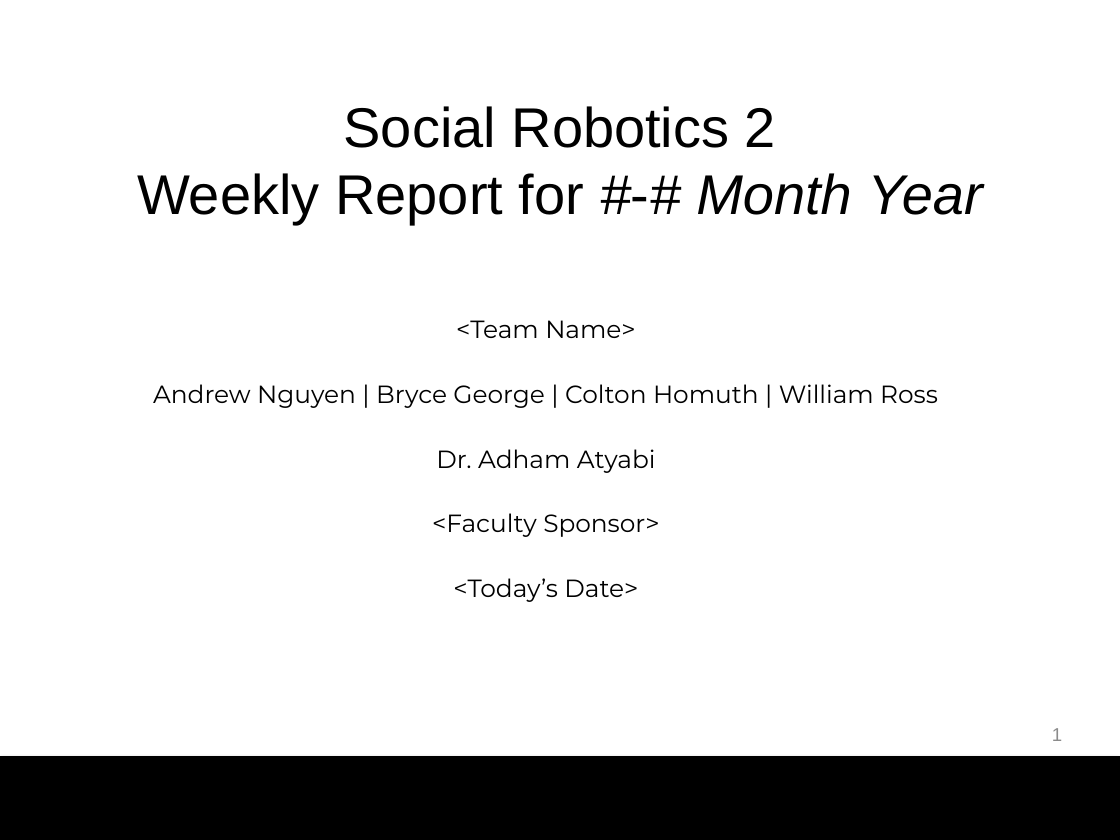
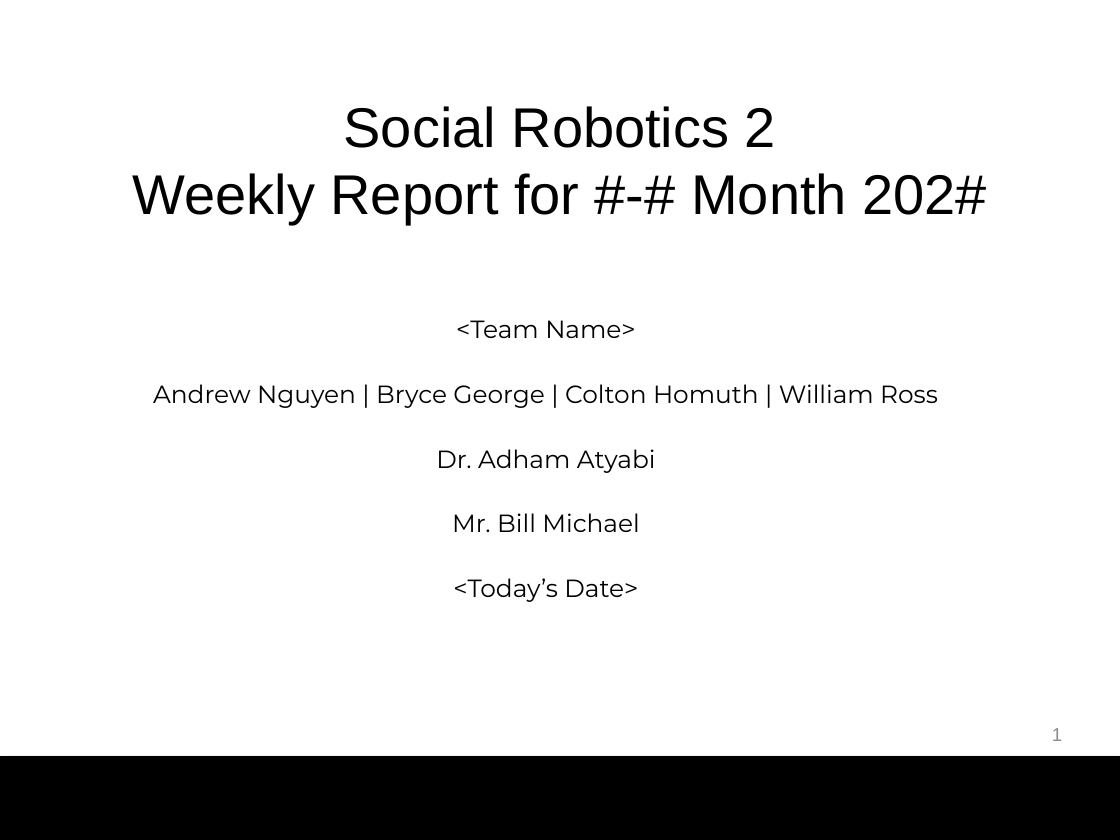
Before and after one commit to bg719/UCCS-Social-Robotics, a slide deck: slide 1 of docs/WeeklyUpdates/WeeklyUpdateTemplate.pptx. Drawn at 1120x840 pixels with LibreOffice and Linux fonts; fonts in the diff are those of the drawing; background and template pictures are left out. Boxes give left, top, right and bottom in pixels: in the first picture for what was removed or moved away, otherwise in the second. Text is boxed around its words. In the diff, an @@ line names an element or a change of style, - is before the commit and + after.

Commit message:
revise: update to template

```diff
--- a/docs/WeeklyUpdates/WeeklyUpdateTemplate.pptx
+++ b/docs/WeeklyUpdates/WeeklyUpdateTemplate.pptx
@@ text at [133,173,987,224]: text changed @@
-Weekly Report for #-# Month Year
+Weekly Report for #-# Month 202#
@@ text at [452,513,639,532]: text changed @@
-<Faculty Sponsor>
+Mr. Bill Michael
```
